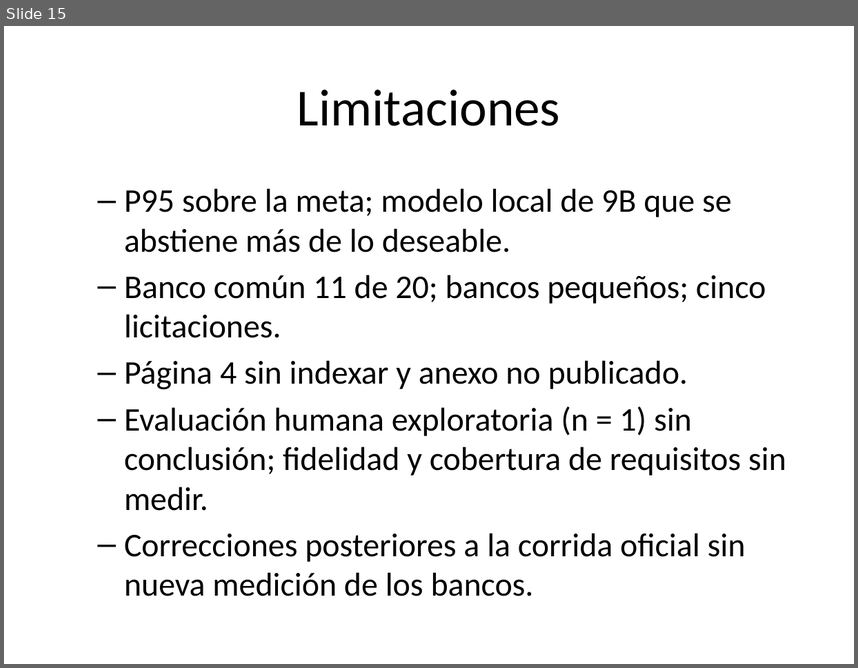
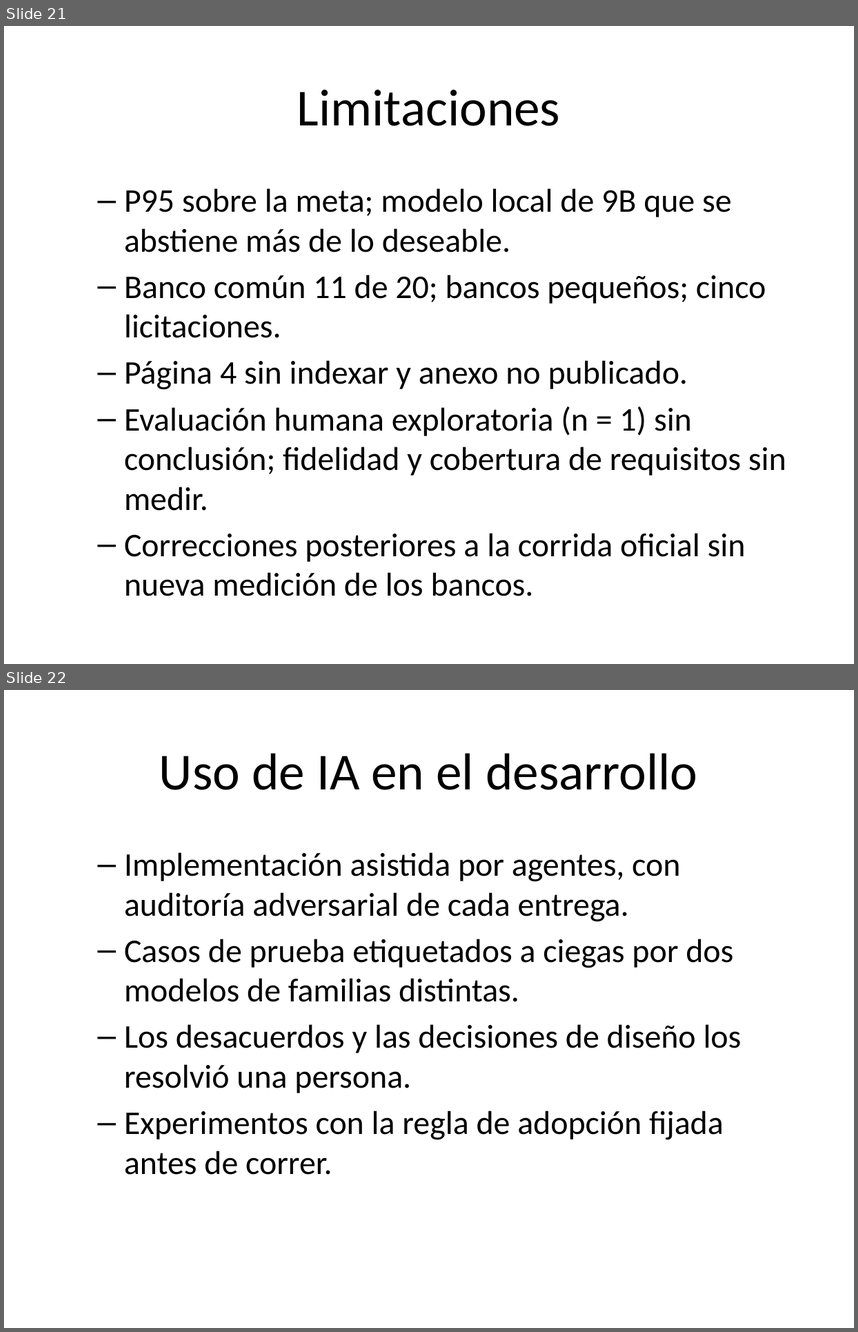
Before and after one commit to donmatthiuz/NLP, a slide deck: docs/presentacion/Diapositivas.pptx. Shown one above the other, each under a label of ours: slide 15 before the commit, slides 21 and 22 after it. The pictures are 858x668 and 858x1332 pixels, drawn with LibreOffice and Linux fonts; fonts in the diff are those of the drawing. Boxes give left, top, right and bottom in pixels: in the first picture for what was removed or moved away, otherwise in the second. Text is boxed around its words. In the diff, an @@ line names an element or a change of style, - is before the commit and + after.

```diff
--- a/docs/presentacion/Diapositivas.pptx
+++ b/docs/presentacion/Diapositivas.pptx
@@ slide 22 added at [4,690,854,1328], background #FFFFFF @@
@@ title added at [159,753,697,790], 44 pt, text #000000 @@
+Uso de IA en el desarrollo
@@ text added at [124,852,742,1174], 28 pt, text #000000 @@
+  – Implementación asistida por agentes, con auditoría adversarial de cada entrega.
+  – Casos de prueba etiquetados a ciegas por dos modelos de familias distintas.
+  – Los desacuerdos y las decisiones de diseño los resolvió una persona.
+  – Experimentos con la regla de adopción fijada antes de correr.
@@ what was slide 15 is now slide 21 @@
```
Also in this commit, not shown: 1 slide changed, 6 other slides added, 1 slide removed, 3 other files.
